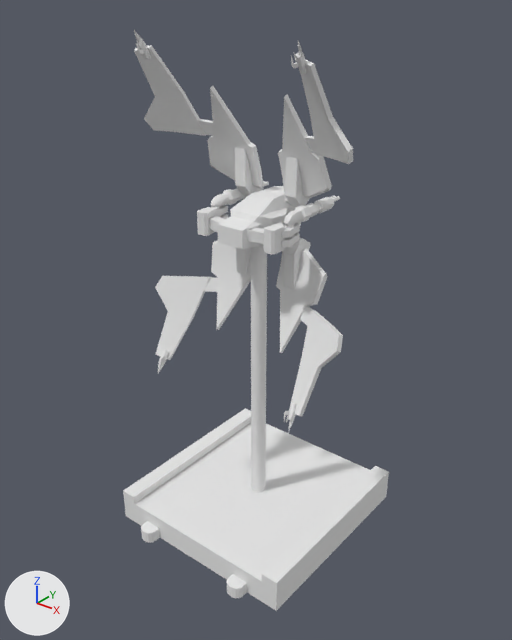
One commit to the OBJ model assets/ships-v2/small/starviperclassattackplatform/starviper.obj: the scene before it, then after it.
The view is the same before and after, from a camera (50 mm lens) standing at (4.33, -5.46, 5.81) and looking at (0.02, -0.07, 2.47). The axes (+X, +Y, +Z) are drawn at lower left. The lights are the same throughout. Where no turn or scale is listed for an object, it has been applied to the vertices.

In view in the first picture: 'NV_virago_Cube15_auv', 'small_base_Cube.002_Cube15_auv'.
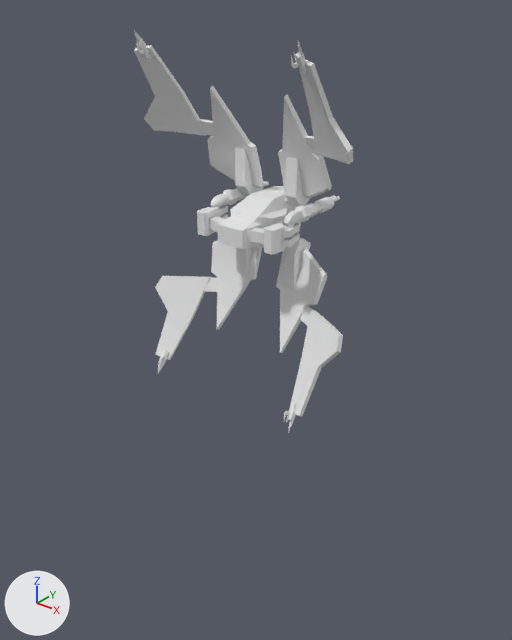
The newer file is also turned or shifted as a whole; pictures and numbers use the older file's frame.

What differs and where, as boxes (x1, y1, x2, y2) in the pictures (512 x 640 px):
'small_base_Cube.002_Cube15_auv', deleted
    before: (123, 247, 389, 611)

What changed in the scene script:
```text
Remove ob_small_base_cube_002_cube15_auv:
    ob_small_base_cube_002_cube15_auv = bpy.data.objects.new('small_base_Cube.002_Cube15_auv', me_small_base_cube_002_cube15_auv)
    ob_small_base_cube_002_cube15_auv.location = (0.0, 0.0, 0.0)
```
